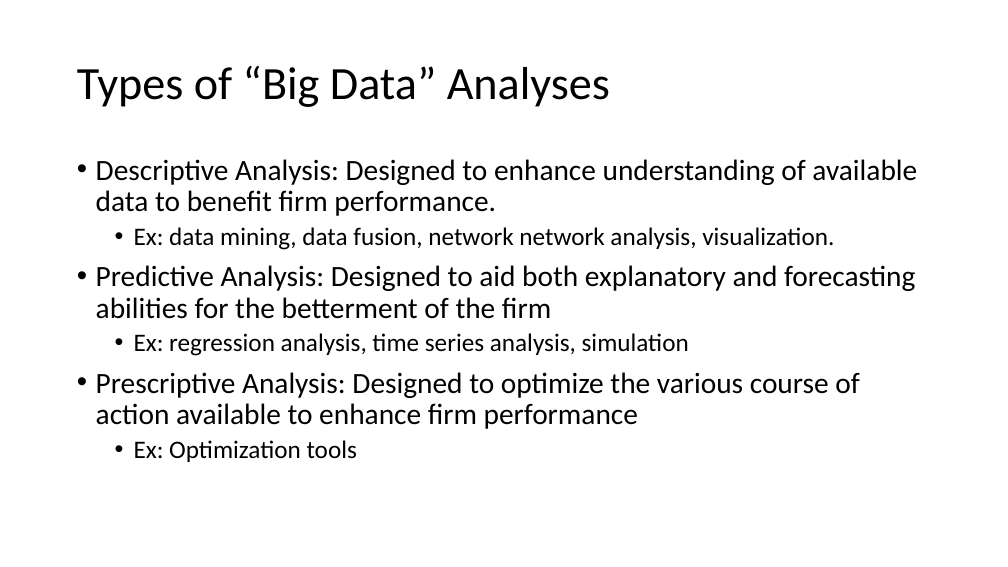
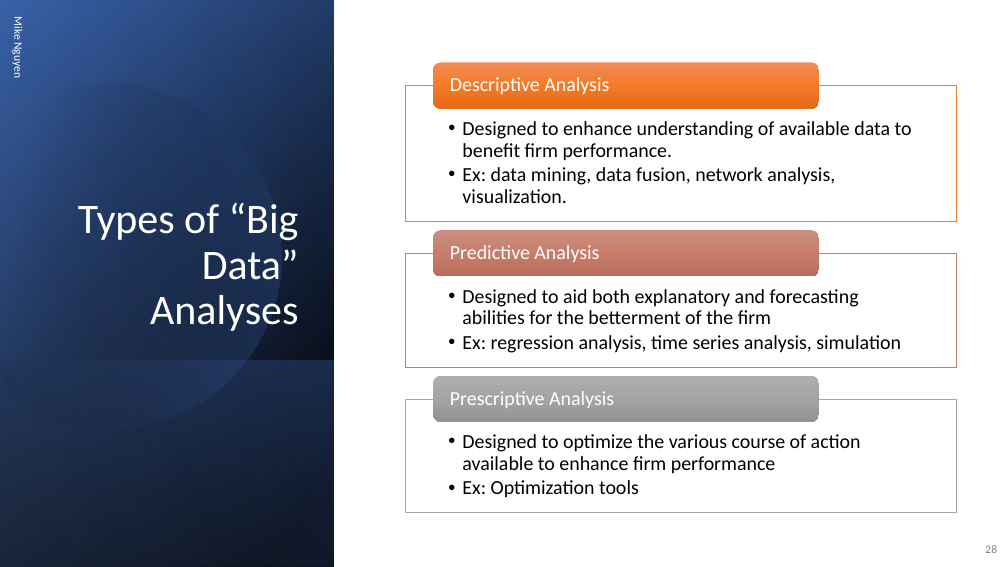
Before and after one commit to mikenguyen13/mar4050, a slide deck: slide 28 of lectures/3/Information Systems, Dashboards & Data Analytics.pptx (slide 21 before the commit). Drawn at 1008x567 pixels with LibreOffice and Linux fonts; fonts in the diff are those of the drawing. Boxes give left, top, right and bottom in pixels: in the first picture for what was removed or moved away, otherwise in the second. Text is boxed around its words. In the diff, an @@ line names an element or a change of style, - is before the commit and + after.

```diff
--- a/lectures/3/Information Systems, Dashboards & Data Analytics.pptx
+++ b/lectures/3/Information Systems, Dashboards & Data Analytics.pptx
@@ rectangle added at (x1=0, y1=0, x2=334, y2=567), fill gradient #000000 to #2F5597 @@
@@ rectangle added at (x1=0, y1=1, x2=334, y2=567), fill gradient #000000 to #4472C4 @@
@@ rectangle added at (x1=0, y1=0, x2=334, y2=567), fill gradient #000000 to #8FAADC @@
@@ text added at (x1=11, y1=19, x2=25, y2=77), 11 pt, text #FFFFFF @@
+Mike Nguyen
@@ freeform shape added at (x1=0, y1=42, x2=323, y2=464), fill gradient #000000 to #4472C4 @@
@@ title "Types of “Big Data” Analyses" moved from (x1=77, y1=66, x2=610, y2=107) to (x1=78, y1=203, x2=299, y2=331) @@
@@ title "Types of “Big Data” Analyses" at (x1=78, y1=203, x2=299, y2=331): size 44 to 40 pt, text colour #000000 to #FFFFFF; alignment left to right; vertical alignment middle to bottom @@
@@ text removed at (x1=96, y1=159, x2=917, y2=462) @@
-• Descriptive Analysis: Designed to enhance understanding of available data to benefit firm performance.
-  • Ex: data mining, data fusion, network network analysis, visualization.
-• Predictive Analysis: Designed to aid both explanatory and forecasting abilities for the betterment of the firm
-  • Ex: regression analysis, time series analysis, simulation
-• Prescriptive Analysis: Designed to optimize the various course of action available to enhance firm performance
-  • Ex: Optimization tools
@@ rectangle added at (x1=0, y1=360, x2=334, y2=567), fill gradient #4472C4 to #000000 @@
@@ group added at (x1=405, y1=63, x2=957, y2=513): 6 texts, 3 rectangles, 3 rounded rectangles @@
+  • Designed to enhance understanding of available data to benefit firm performance.
+  • Ex: data mining, data fusion, network analysis, visualization.
+Descriptive Analysis
+  • Designed to aid both explanatory and forecasting abilities for the betterment of the firm
+  • Ex: regression analysis, time series analysis, simulation
+Predictive Analysis
+  • Designed to optimize the various course of action available to enhance firm performance
+  • Ex: Optimization tools
+Prescriptive Analysis
@@ page number added at (x1=985, y1=545, x2=997, y2=553), 11 pt, text #808080 @@
+28
```
Also in this commit, not shown: 22 other slides changed, 10 slides added, 2 slides removed, 2 other files.
